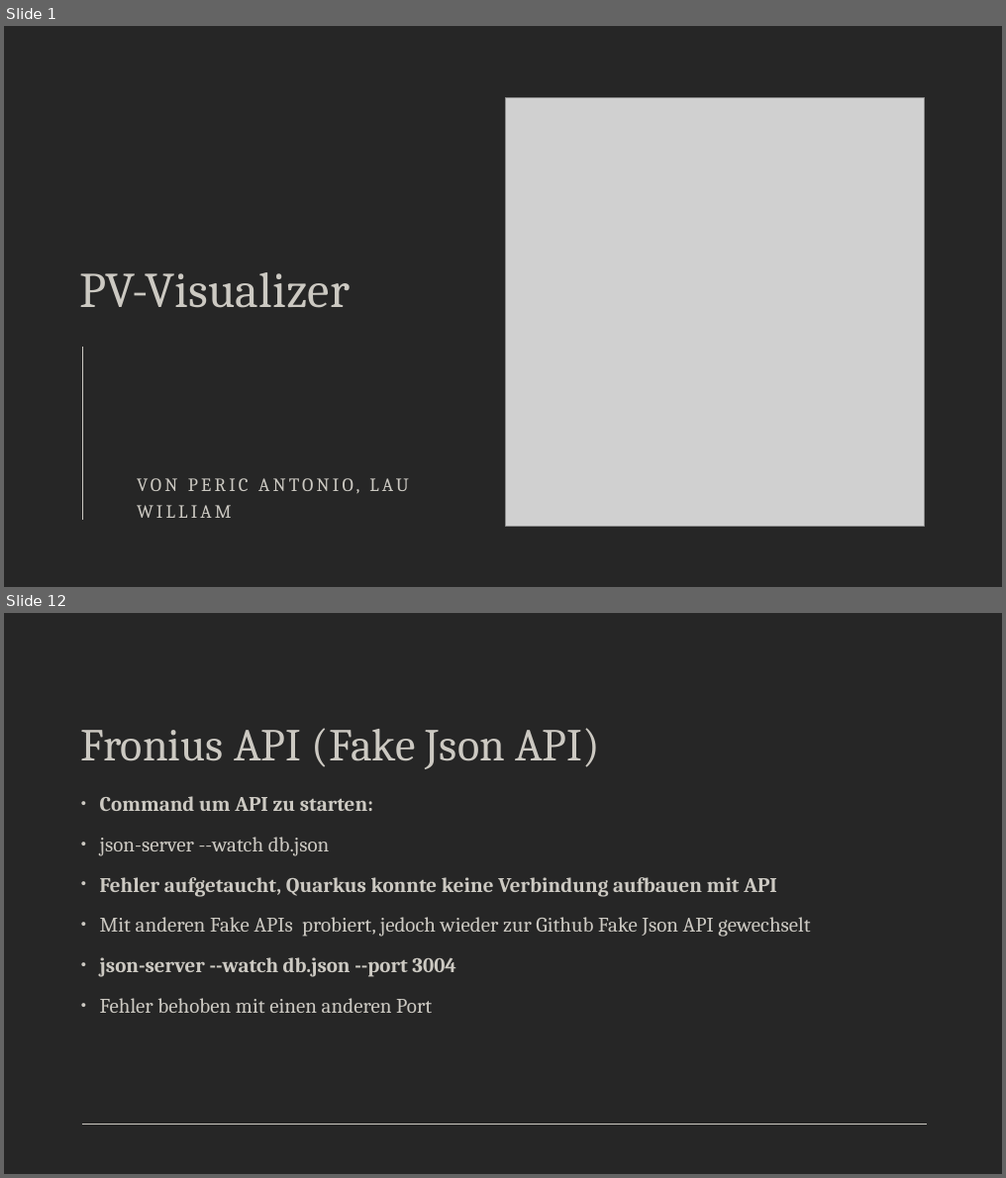
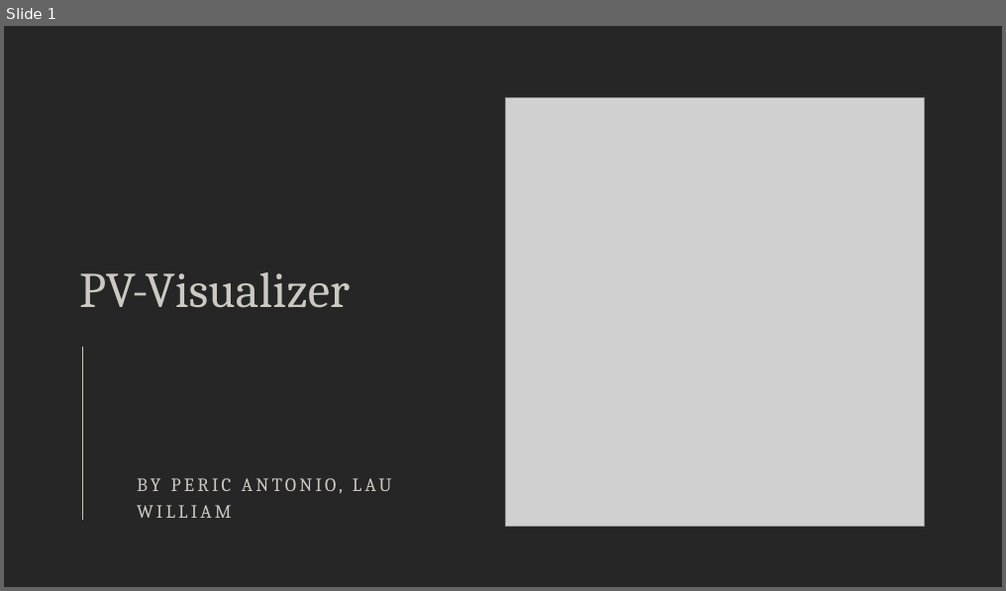
Before and after one commit to Team-Pv-Visualizer/PV-Visualizer, a slide deck: Documents/PVV-Visualizer.pptx. Shown one above the other, each under a label of ours: slides 1 and 12 before the commit, slide 1 after it; the slides between them are not shown. The pictures are 1006x1178 and 1006x591 pixels, drawn with LibreOffice and Linux fonts; fonts in the diff are those of the drawing; grey boxes stand for pictures. Boxes give left, top, right and bottom in pixels: in the first picture for what was removed or moved away, otherwise in the second. Text is boxed around its words. In the diff, an @@ line names an element or a change of style, - is before the commit and + after.

```diff
--- a/Documents/PVV-Visualizer.pptx
+++ b/Documents/PVV-Visualizer.pptx
@@ slide 12 removed at (x1=4, y1=613, x2=1002, y2=1174), background #262626 @@
@@ title removed at (x1=81, y1=728, x2=600, y2=769) @@
-Fronius API (Fake Json API)
@@ text removed at (x1=100, y1=796, x2=810, y2=1013) @@
-• Command um API zu starten:
-• json-server --watch db.json
-• Fehler aufgetaucht, Quarkus konnte keine Verbindung aufbauen mit API
-• Mit anderen Fake APIs probiert, jedoch wieder zur Github Fake Json API gewechselt
-• json-server --watch db.json --port 3004
-• Fehler behoben mit einen anderen Port
@@ line removed from (82, 1125) to (927, 1125) @@
@@ slide 1 changed as well @@
@@ subtitle at (x1=137, y1=478, x2=392, y2=518): text changed @@
-VON PERIC ANTONIO, LAU WILLIAM
+BY PERIC ANTONIO, LAU WILLIAM
```
Also in this commit, not shown: 2 other slides changed, 15 slides added, 19 other slides removed, 1 other file.
